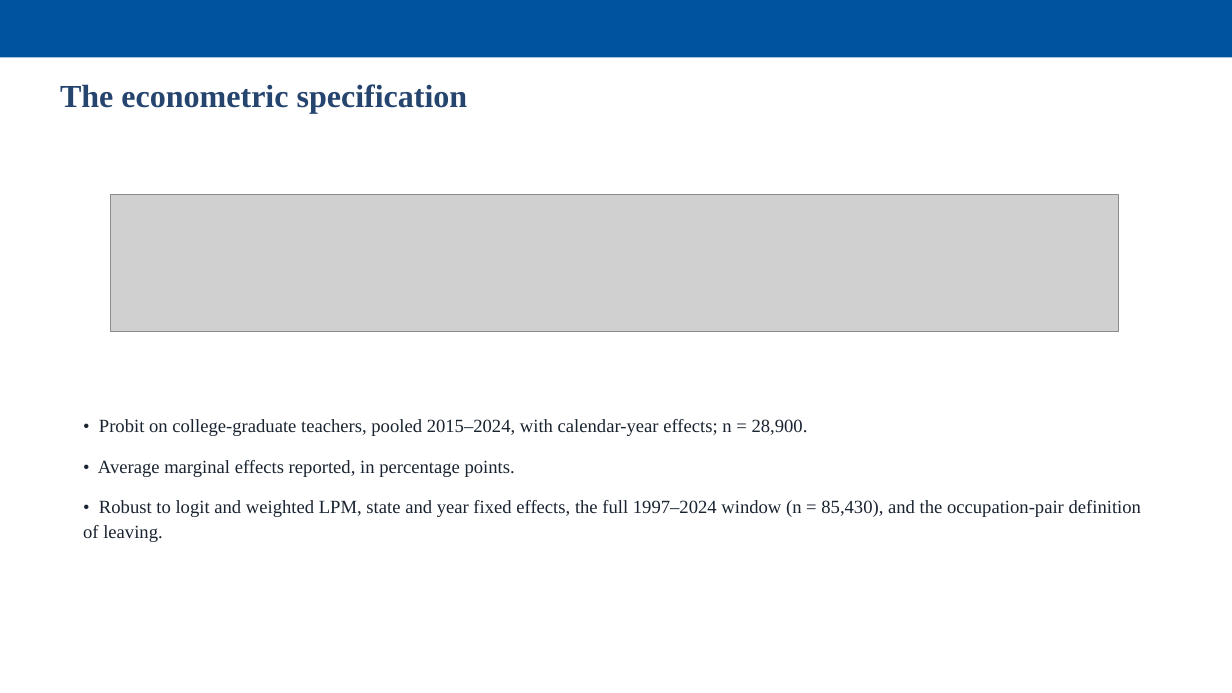
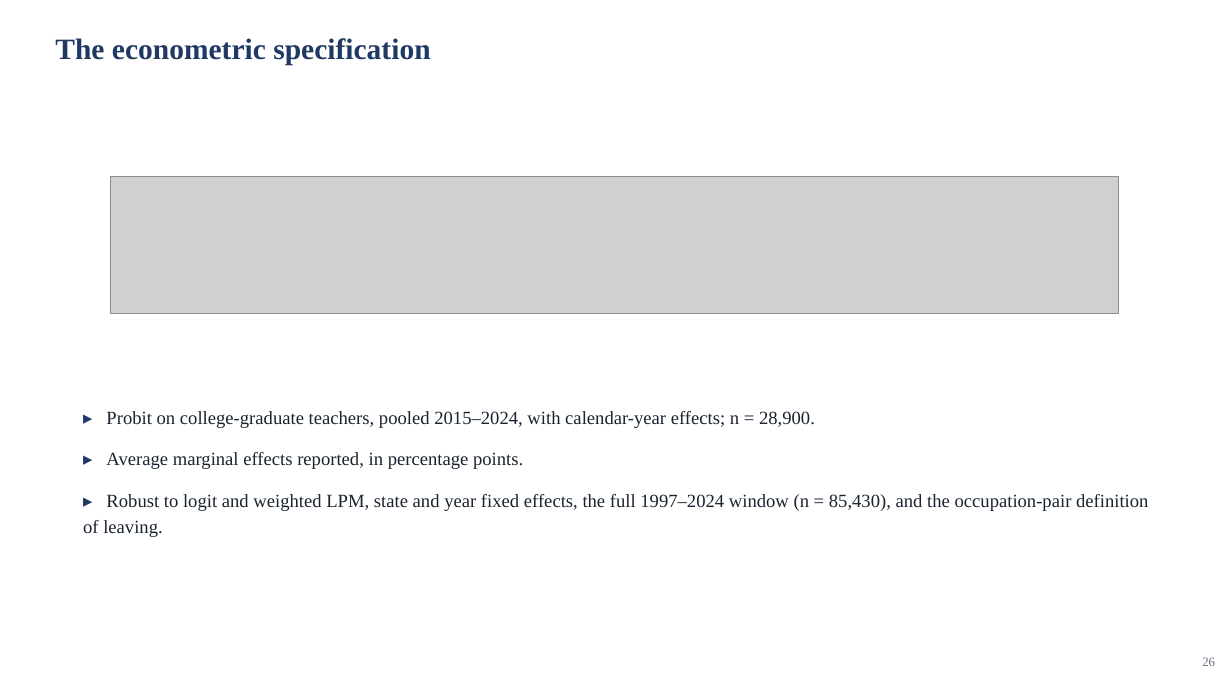
Before and after one commit to jedr1-ship-it/Alternative-Pathways----Quant, a slide deck: slide 26 of report/data_cluster/Proyect_US_cluster.pptx (slide 25 before the commit). Drawn at 1232x693 pixels with LibreOffice and Linux fonts; fonts in the diff are those of the drawing; grey boxes stand for pictures. Boxes give left, top, right and bottom in pixels: in the first picture for what was removed or moved away, otherwise in the second. Text is boxed around its words. In the diff, an @@ line names an element or a change of style, - is before the commit and + after.

```diff
--- a/report/data_cluster/Proyect_US_cluster.pptx
+++ b/report/data_cluster/Proyect_US_cluster.pptx
@@ rectangle removed at box(0, 0, 1232, 57) @@
@@ text "The econometric specification": place and size @@
-text "The econometric specification" at box(60, 84, 468, 114)
+text "The econometric specification" at box(55, 38, 430, 65)
@@ text "The econometric specification" at box(55, 38, 430, 65): size 25 to 23 pt, text colour #26456E to #1F3864 @@
@@ picture: place and size @@
-picture at box(111, 195, 1118, 332)
+picture at box(111, 177, 1118, 313)
@@ text at box(83, 411, 1148, 537): text changed @@
-• Probit on college-graduate teachers, pooled 2015–2024, with calendar-year effects; n = 28,900.
-• Average marginal effects reported, in percentage points.
-• Robust to logit and weighted LPM, state and year fixed effects, the full 1997–2024 window (n = 85,430), and the occupation-pair definition of leaving.
+▸ Probit on college-graduate teachers, pooled 2015–2024, with calendar-year effects; n = 28,900.
+▸ Average marginal effects reported, in percentage points.
+▸ Robust to logit and weighted LPM, state and year fixed effects, the full 1997–2024 window (n = 85,430), and the occupation-pair definition of leaving.
@@ text added at box(1202, 657, 1215, 666), 10 pt, text #6B7480 @@
+26
```
Also in this commit, not shown: 36 other slides changed, 2 slides added, 1 slide removed, 7 other files.
